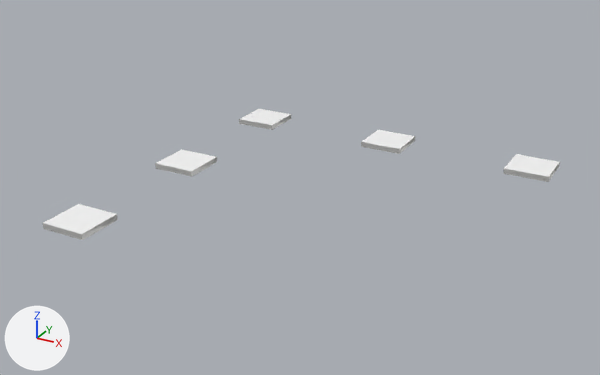
What one commit did to the glTF model www/models/iso_scenes/33.glb.
The view is the same before and after, from a camera (50 mm lens) standing at (22.6, -39.5, 15.1) and looking at (7.5, -12.1, 1.4). Arrows for +X, +Y and +Z are at lower left; the lights stay in place. Where no turn or scale is listed for an object, it has been applied to the vertices. Vertices at the same position are counted once.

In view in the first picture: 'colored', 'original_0', 'original_1', 'original_2', 'original_3', 'original_4'.
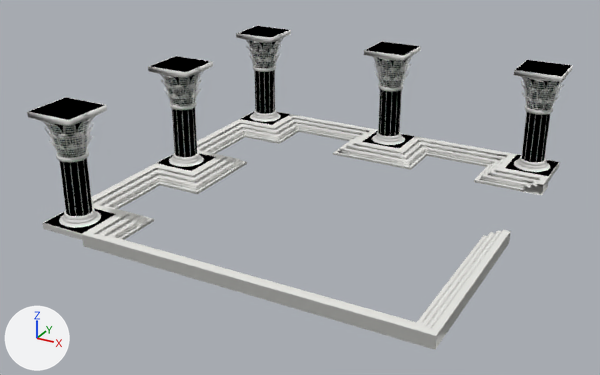
The change, as a diff of the scene's bpy script:
```diff
--- a/www/models/iso_scenes/33.glb.py
+++ b/www/models/iso_scenes/33.glb.py
@@ mat_keepmat_0_0 @@
 mat_keepmat_0_0 = bpy.data.materials.new('keepMat_0,0')
-# nodes: BsdfPrincipled, OutputMaterial
-# colours: white #ffffff
+# nodes: BsdfTransparent, Emission, LightPath, MixShader, OutputMaterial
+# colours: black #000000
@@ mat_keepmat_0_0_001 @@
+mat_keepmat_0_0_001 = bpy.data.materials.new('keepMat_0,0.001')
+# nodes: BsdfTransparent, Emission, LightPath, MixShader, OutputMaterial
+# colours: black #000000
@@ mat_keepmat_0_0_002 @@
+mat_keepmat_0_0_002 = bpy.data.materials.new('keepMat_0,0.002')
+# nodes: BsdfTransparent, Emission, LightPath, MixShader, OutputMaterial
+# colours: black #000000
@@ me_mesh_0 @@
-me_mesh_0.from_pydata(...)  # 80 vertices, 120 faces; spans x 0.0..16.0, y -19.0..-3.0, z 0.8..1.0
+me_mesh_0.from_pydata(...)  # 38898 vertices, 79836 faces; spans x 0.0..16.0, y -19.0..-3.0, z 0.5..5.5
+# me_mesh_0 part 1: 38818 vertices added at x 0.0..16.0, y -19.0..-3.0, z 0.5..5.5
+# me_mesh_0 part 2: the surface is now shaded smooth
 me_mesh_0.materials.append(mat_material_0)
@@ me_mesh_2 @@
-me_mesh_2.from_pydata(...)  # 8 vertices, 4 faces; spans x 7.03..8.97, y -4.97..-3.03, z 0.75..1.0
-me_mesh_2.materials.append(mat_keepmat_0_0)  # white #ffffff
+me_mesh_2.from_pydata(...)  # 16 vertices, 12 faces; spans x 0.03..1.97, y -4.97..-3.03, z 5.12..5.5
+# me_mesh_2 part 3: the loose piece of 4 vertices spanning x 7.03..8.97, y -4.97..-3.03, z 1.0 is moved by (-7.0, 0.0, 4.5), in mat_keepmat_0_0_001
+# me_mesh_2 part 4: the surface is now shaded smooth
+me_mesh_2.materials.append(mat_keepmat_0_0_001)
@@ me_mesh_3 @@
-me_mesh_3.from_pydata(...)  # 8 vertices, 4 faces; spans x 14.03..15.97, y -4.97..-3.03, z 0.75..1.0
-me_mesh_3.materials.append(mat_keepmat_0_0)  # white #ffffff
+me_mesh_3.from_pydata(...)  # 36 vertices, 48 faces; spans x 0.22..1.78, y -4.78..-3.22, z 1.32..5.28
+# me_mesh_3 part 5: 36 vertices added at x 0.22..1.78, y -4.78..-3.22, z 1.32..5.28
+# me_mesh_3 part 6: 8 vertices removed from x 14.03..15.97, y -4.97..-3.03, z 0.75..1.0
+# me_mesh_3 part 7: the surface is now shaded smooth
+me_mesh_3.materials.append(mat_keepmat_0_0_002)
@@ me_mesh_5 @@
-me_mesh_5.from_pydata(...)  # 8 vertices, 4 faces; spans x 0.03..1.97, y -18.97..-17.03, z 0.75..1.0
-me_mesh_5.materials.append(mat_keepmat_0_0)  # white #ffffff
+me_mesh_5.from_pydata(...)  # 16 vertices, 12 faces; spans x 7.03..8.97, y -4.97..-3.03, z 5.12..5.5
+# me_mesh_5 part 8: the loose piece of 4 vertices spanning x 0.03..1.97, y -18.97..-17.03, z 1.0 is moved by (7.0, 14.0, 4.5), in mat_keepmat_0_0_001
+# me_mesh_5 part 9: the surface is now shaded smooth
+me_mesh_5.materials.append(mat_keepmat_0_0_001)
@@ me_mesh_13 @@
+me_mesh_13.from_pydata([(1.97, -18.97, 0.75), (0.03, -18.97, 0.75), (0.03, -17.03, 0.75), (1.97, -17.03, 0.75), (1.97, -17.03, 1.0), (0.03, -17.03, 1.0), (0.03, -18.97, 1.0), (1.97, -18.97, 1.0)], [], [(0, 1, 2), (0, 2, 3), (4, 5, 6), (4, 6, 7)])
+me_mesh_13.materials.append(mat_keepmat_0_0)
@@ me_mesh_7 @@
+me_mesh_7.from_pydata([(15.97, -4.97, 0.75), (14.03, -4.97, 0.75), (14.03, -3.03, 0.75), (15.97, -3.03, 0.75), (15.97, -3.03, 1.0), (14.03, -3.03, 1.0), (14.03, -4.97, 1.0), (15.97, -4.97, 1.0)], [], [(0, 1, 2), (0, 2, 3), (4, 5, 6), (4, 6, 7)])
+me_mesh_7.materials.append(mat_keepmat_0_0)
@@ ob_original_14 @@
+ob_original_14 = bpy.data.objects.new('original_14', me_mesh_15)  # 36 vertices, 48 faces; spans x 0.22..1.78, y -18.78..-17.22, z 1.32..5.28
+ob_original_14.location = (0.0, 0.0, 0.0)
@@ ob_original_13 @@
+ob_original_13 = bpy.data.objects.new('original_13', me_mesh_14)  # 16 vertices, 12 faces; spans x 0.03..1.97, y -18.97..-17.03, z 5.12..5.5
+ob_original_13.location = (0.0, 0.0, 0.0)
@@ ob_original_12 @@
+ob_original_12 = bpy.data.objects.new('original_12', me_mesh_13)
+ob_original_12.location = (0.0, 0.0, 0.0)
@@ ob_original_11 @@
+ob_original_11 = bpy.data.objects.new('original_11', me_mesh_12)  # 36 vertices, 48 faces; spans x 0.22..1.78, y -11.78..-10.22, z 1.32..5.28
+ob_original_11.location = (0.0, 0.0, 0.0)
@@ ob_original_10 @@
+ob_original_10 = bpy.data.objects.new('original_10', me_mesh_11)  # 16 vertices, 12 faces; spans x 0.03..1.97, y -11.97..-10.03, z 5.12..5.5
+ob_original_10.location = (0.0, 0.0, 0.0)
@@ ob_original_9 @@
+ob_original_9 = bpy.data.objects.new('original_9', me_mesh_4.copy())  # the mesh of ob_original_3
+ob_original_9.location = (0.0, 0.0, 0.0)
@@ ob_original_8 @@
+ob_original_8 = bpy.data.objects.new('original_8', me_mesh_9)  # 36 vertices, 48 faces; spans x 14.22..15.78, y -4.78..-3.22, z 1.32..5.28
+ob_original_8.location = (0.0, 0.0, 0.0)
@@ ob_original_7 @@
+ob_original_7 = bpy.data.objects.new('original_7', me_mesh_8)  # 16 vertices, 12 faces; spans x 14.03..15.97, y -4.97..-3.03, z 5.12..5.5
+ob_original_7.location = (0.0, 0.0, 0.0)
@@ ob_original_6 @@
+ob_original_6 = bpy.data.objects.new('original_6', me_mesh_7)
+ob_original_6.location = (0.0, 0.0, 0.0)
@@ ob_original_5 @@
+ob_original_5 = bpy.data.objects.new('original_5', me_mesh_6)  # 36 vertices, 48 faces; spans x 7.22..8.78, y -4.78..-3.22, z 1.32..5.28
+ob_original_5.location = (0.0, 0.0, 0.0)
```

Changed parts and their boxes (x1, y1, x2, y2) in the pictures (600 x 375 px; the box of a moved part takes in the faces that stretch with it):
'colored', reshaped: before (43, 109, 560, 240); after (27, 26, 573, 350)
'original_14', added: after (49, 119, 92, 216)
'original_2', recoloured, reshaped: before (505, 155, 559, 176); after (249, 40, 278, 114)
'original_4', recoloured, reshaped: before (44, 204, 116, 234); after (366, 42, 419, 55)
'original_8', added: after (522, 78, 559, 163)
'original_11', added: after (165, 74, 198, 157)
'original_5', added: after (377, 58, 408, 136)
'original_1', recoloured, reshaped: before (362, 130, 414, 149); after (238, 26, 289, 38)
'original_13', added: after (29, 98, 104, 120)
'original_3', recoloured (white to grey): (158, 131, 414, 171) in both
'original_7', added: after (516, 60, 572, 76)
'original_10', added: after (150, 56, 211, 72)
'original_0', recoloured (white to grey): (241, 109, 290, 125) in both
'original_12', added: after (44, 209, 116, 234)
'original_6', added: after (505, 155, 559, 176)
'original_9', added: after (158, 153, 215, 171)
part 1 of me_mesh_0, added: after (27, 26, 573, 350)
part 3 of me_mesh_2, moved or reshaped: before (362, 130, 414, 149); after (238, 26, 289, 38)
part 5 of me_mesh_3, added (black): after (249, 40, 278, 114)
part 6 of me_mesh_3, deleted: before (505, 155, 559, 176)
part 8 of me_mesh_5, moved or reshaped: before (44, 204, 116, 234); after (366, 42, 419, 55)
